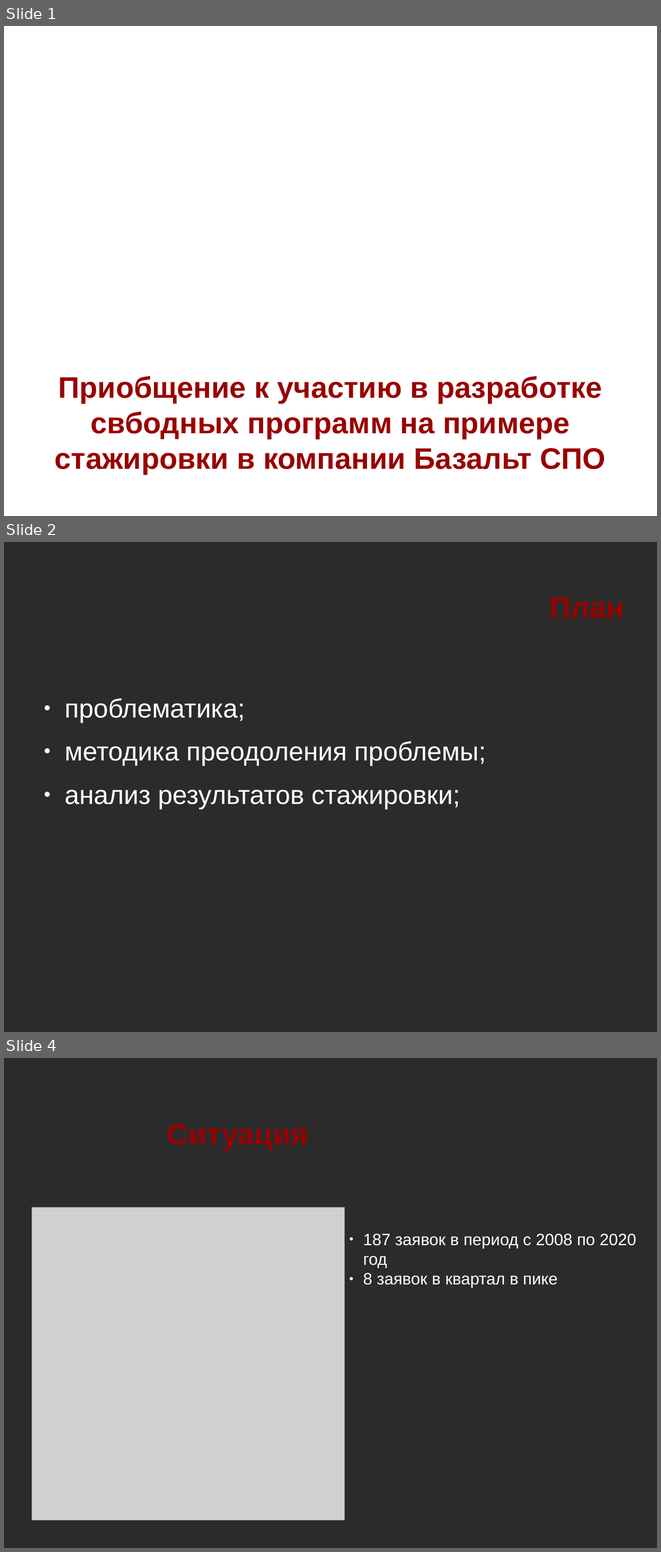
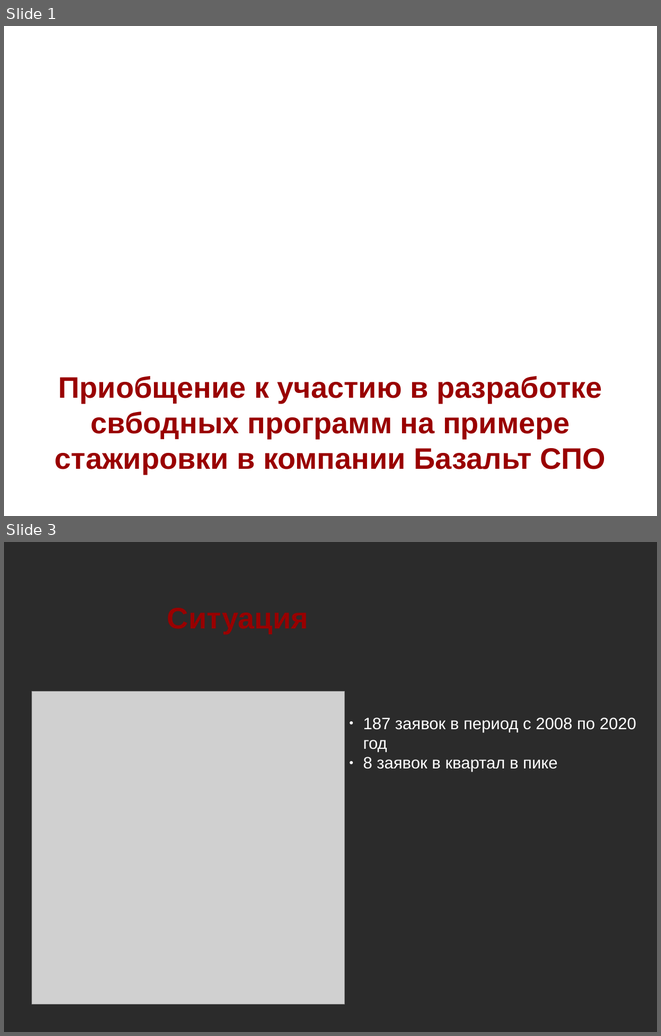
Before and after one commit to NIR-Ginko/presentations, a slide deck: 2020-02-07 ALT Join and community/ALT Join and community.odp. Shown one above the other, each under a label of ours: slides 1, 2 and 4 before the commit, slides 1 and 3 after it; the slides between them are not shown. The pictures are 661x1552 and 661x1036 pixels, drawn with LibreOffice and Linux fonts; fonts in the diff are those of the drawing; grey boxes stand for pictures; background and template pictures are left out; a plain dark background stands for a picture behind light text. Boxes give left, top, right and bottom in pixels: in the first picture for what was removed or moved away, otherwise in the second. Text is boxed around its words. In the diff, an @@ line names an element or a change of style, - is before the commit and + after.

```diff
--- a/2020-02-07 ALT Join and community/ALT Join and community.odp
+++ b/2020-02-07 ALT Join and community/ALT Join and community.odp
@@ slide 2 removed at [4,542,657,1032], background picture (left out) @@
@@ title removed at [550,597,624,618] @@
-План
@@ text removed at [64,698,486,809] @@
-● проблематика;
-● методика преодоления проблемы;
-● анализ результатов стажировки;
@@ what was slide 4 is now slide 3 @@
```
Also in this commit, not shown: 5 slides changed, 1 other slide removed.
